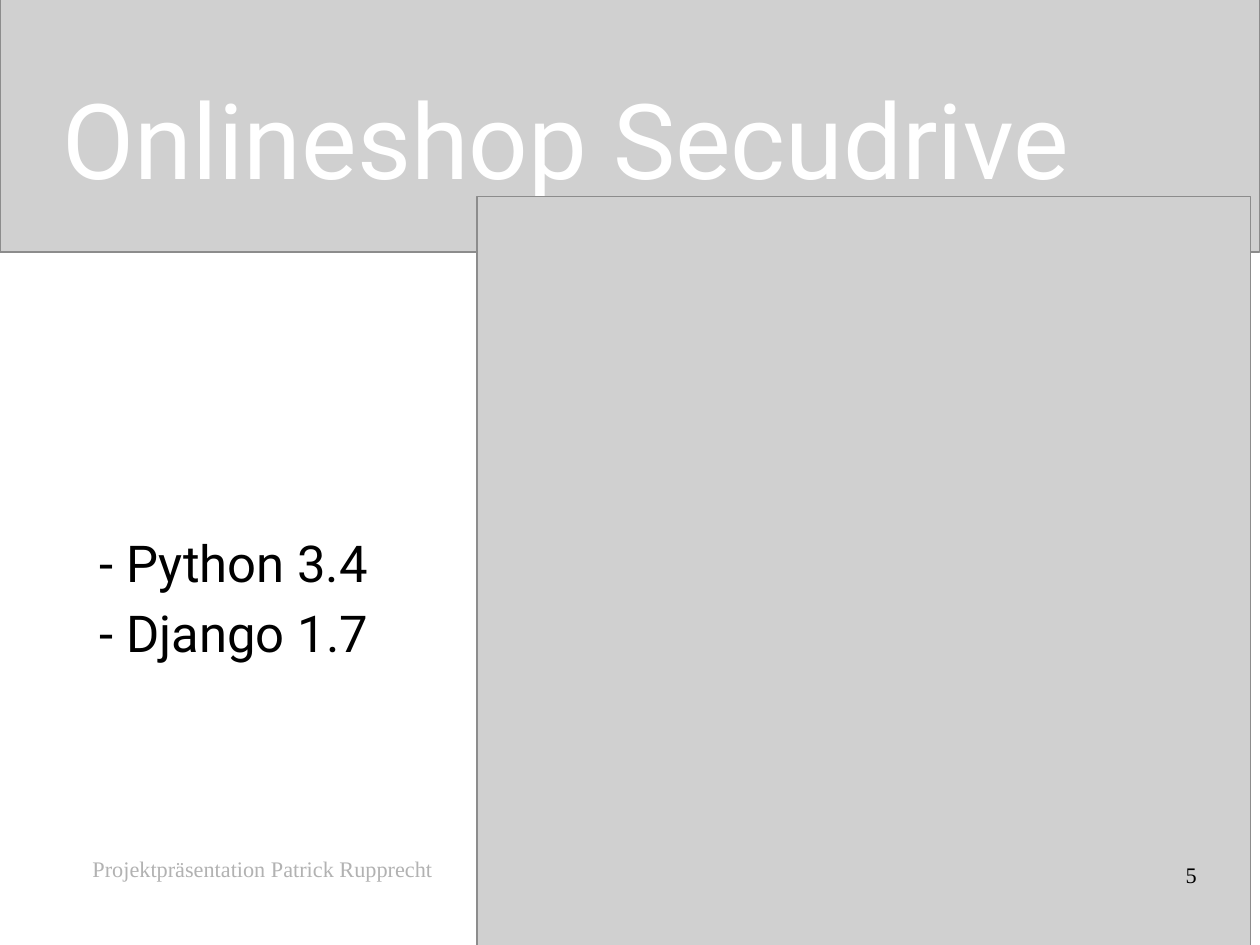
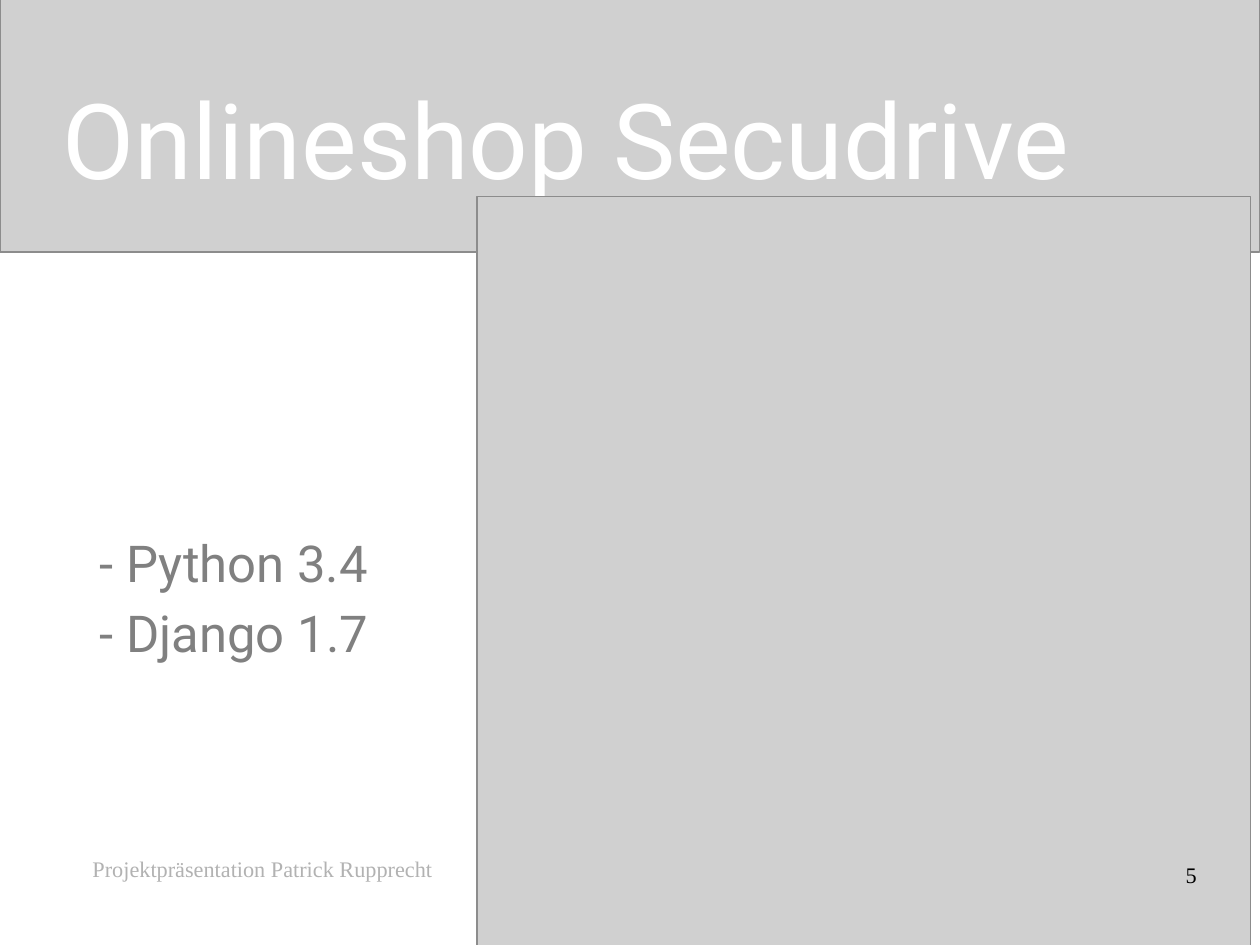
Before and after one commit to patrup/OnlineShop, a slide deck: slide 5 of OnlineShop/OnlineShop.odp. Drawn at 1260x945 pixels with LibreOffice and Linux fonts; fonts in the diff are those of the drawing; grey boxes stand for pictures. Boxes give left, top, right and bottom in pixels: in the first picture for what was removed or moved away, otherwise in the second. Text is boxed around its words. In the diff, an @@ line names an element or a change of style, - is before the commit and + after.

```diff
--- a/OnlineShop/OnlineShop.odp
+++ b/OnlineShop/OnlineShop.odp
@@ subtitle "- Python 3.4" at (126, 544, 367, 663): text colour #000000 to #808080 @@
```
Also in this commit, not shown: 3 other slides changed, 1 other file.
